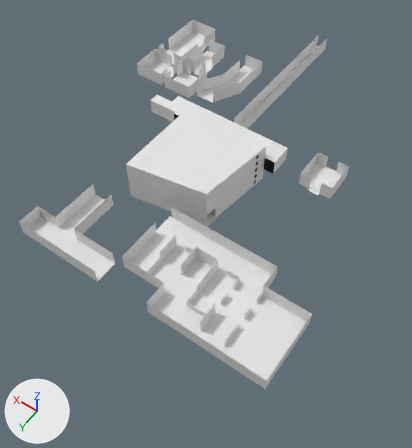
Two versions of the Blender file assets/3d/levels/west_blue.blend, one commit apart.
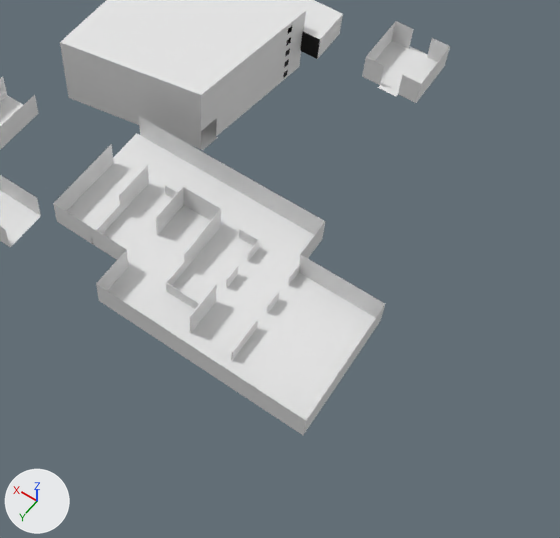
Old and new are each drawn whole from a 50 mm lens placed at (-160.7, 183.4, 183.6), pointed at (-71.2, 58.0, -13.4) and again close up on the part from 22% to 100% of the width and 31% to 100% of the height. Every picture has the same lights, and +X, +Y and +Z are marked at lower left. The older version's two pictures come first.

The older version as bpy lines, for what is in view:
```python
me_plane_009 = bpy.data.meshes.new('Plane.009')
me_plane_009.from_pydata(...)  # 556 vertices, 385 faces; spans x -1.37..0.9, y -1.33..1.0, z -0.48..0.61
# faces by material slot: [15, 8, 1, 1, 360]
me_plane_009.materials.append(None)
me_plane_009.materials.append(mat_whiteconcrete)  # white #e7e7e7
me_plane_009.materials.append(mat_brownconcrete)  # orange #e7a173
me_plane_009.materials.append(mat_grass)  # green #059300
me_plane_009.materials.append(mat_material)  # black #000000
me_plane_012 = bpy.data.meshes.new('Plane.012')
me_plane_012.from_pydata(...)  # 62 vertices, 46 faces; spans x -1.8..1.04, y -1.0..0.6, z 0.0..7.0
# faces by material slot: [21, 9, 16]
me_plane_012.materials.append(None)
me_plane_012.materials.append(None)
me_plane_012.materials.append(None)
# before: 13 (-0.6, 0.6, 0.0) at pixel (176, 351), 31 (-1.0, 0.6, 7.0) at pixel (217, 362), 38 (-0.6, 0.6, 7.0) at pixel (175, 335), 45 (-1.0, 0.6, 0.0) at pixel (216, 378)
# before: 55 (-1.8, 0.2, 0.0) at pixel (330, 395), 56 (-1.8, -0.2, 0.0) at pixel (356, 357), 59 (-1.8, 0.2, 7.0) at pixel (334, 379), 60 (-1.8, -0.2, 7.0) at pixel (360, 340)
me_plane_013 = bpy.data.meshes.new('Plane.013')
me_plane_013.from_pydata(...)  # 59 vertices, 24 faces; spans x -1.01..0.6, y -0.6..0.4, z 0.0..7.0
ob_lhallway = bpy.data.objects.new('LHallway', me_plane_012)
ob_lhallway.location = (-88.7, 96.8, 0.0)
ob_lhallway.scale = (25.0, 25.0, 1.0)
ob_lhallway_001 = bpy.data.objects.new('LHallway.001', me_plane_013)
ob_lhallway_001.location = (-88.7, 96.8, 0.0)
ob_lhallway_001.scale = (25.0, 25.0, 1.0)
_m = ob_lhallway_001.modifiers.new('Solidify', 'SOLIDIFY')
ob_motelcontainer = bpy.data.objects.new('MotelContainer', me_plane_009)
ob_motelcontainer.location = (-54.5, 50.2, 1.7)
ob_motelcontainer.scale = (18.3, 18.3, 18.3)
# also in view: 'THallway' at (-39.9, 96.8, 3.5); 'MainHallway' at (-50.5, 21.0, 3.5); 'Hallway3' at (-104.4, 17.8, 3.5)
```
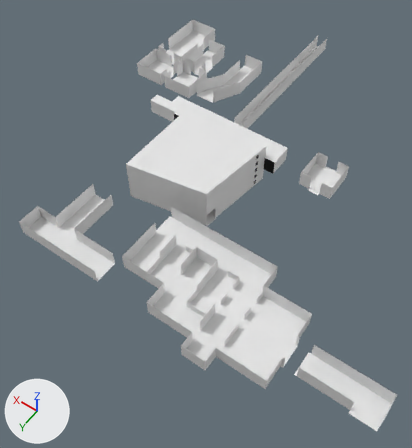
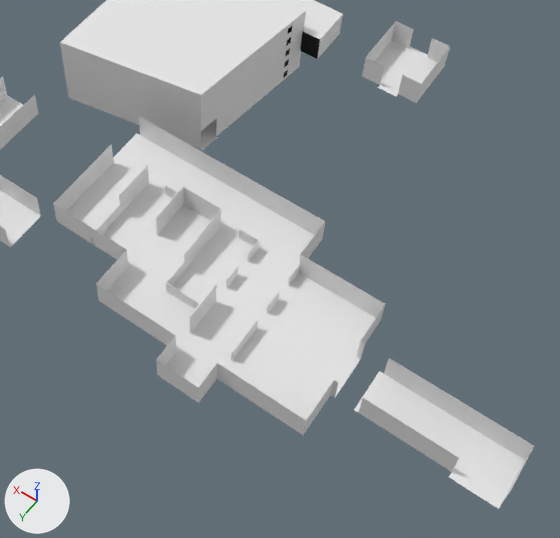
Where the change shows, as pixel boxes [x1, y1, x2, y2] in the close-ups (560 x 538 px):
'LHallway.002', added: after [354, 358, 534, 509]
part 1 of me_plane_012, built on: before [176, 336, 217, 378]; after [156, 336, 217, 403]
part 2 of me_plane_012, reshaped: before [331, 342, 360, 394]; after [331, 341, 365, 398]

The change, as a list of edits to the scene's bpy script:
```text
Change me_plane_012:
    used by ob_lhallway; location = (-88.7, 96.8, 0.0); scale = (25.0, 25.0, 1.0)
    verts and faces of me_plane_012; kept vertices keep their numbers, new ones are numbered from 62
    remove me_plane_012.from_pydata(...)  # 62 vertices, 46 faces; spans x -1.8..1.04, y -1.0..0.6, z 0.0..7.0
    add me_plane_012.from_pydata(...)  # 70 vertices, 51 faces; spans x -1.84..1.04, y -1.0..0.85, z 0.0..7.0
    me_plane_012 part 1
    add delete_faces([(13, 38, 31, 45)])
    add for new, old in zip([*range(66, 70)], [13, 31, 38, 45]): verts[new] = verts[old] + (0.0, 0.25, 0.0)
    add faces += [(31, 45, 69, 67), (66, 68, 67, 69), (13, 38, 68, 66), (13, 66, 69, 45)]
    me_plane_012 part 2
    add delete_faces([(55, 59, 60, 56)])
    add for new, old in zip([*range(62, 66)], [55, 56, 59, 60]): verts[new] = verts[old] + (-0.04, 0.0, 0.0)
    add faces += [(55, 62, 63, 56), (56, 63, 65, 60), (55, 59, 64, 62)]
Add me_plane_011:
    me_plane_011.from_pydata([(0.2, -0.2, 0.0), (0.2, 0.2, 0.0), (-1.0, 0.2, 0.0), (-1.0, -0.2, 0.0), (-0.6, -0.2, 0.0), (-0.6, 0.2, 0.0), (-1.0, 0.25, 0.0), (-0.6, 0.25, 0.0), (0.24, -0.2, 0.0), (0.24, 0.2, 0.0), (0.2, -0.2, 7.0), (0.2, 0.2, 7.0), (-1.0, 0.2, 7.0), (-1.0, -0.2, 7.0), (-0.6, -0.2, 7.0), (-0.6, 0.2, 7.0)], [], [(4, 0, 1, 5), (3, 4, 5, 2), (2, 5, 7, 6), (1, 0, 8, 9), (0, 4, 14, 10), (4, 3, 13, 14), (5, 1, 11, 15), (3, 2, 12, 13)])
Add ob_lhallway_002:
    ob_lhallway_002 = bpy.data.objects.new('LHallway.002', me_plane_011)
    ob_lhallway_002.location = (-145.0, 96.8, 0.0)
    ob_lhallway_002.scale = (25.0, 25.0, 1.0)
```
